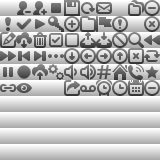
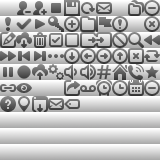
Layers edited between the first and the second (160, 160) image:
painted on "Background" over (x1=0, y1=32, x2=112, y2=112)
